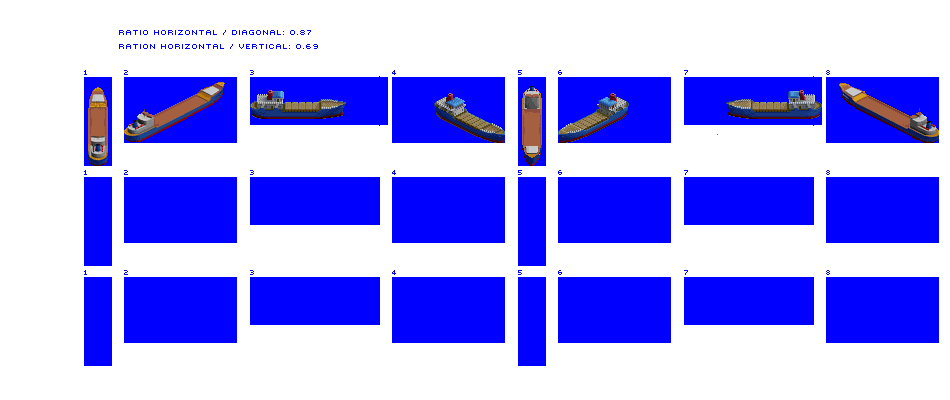
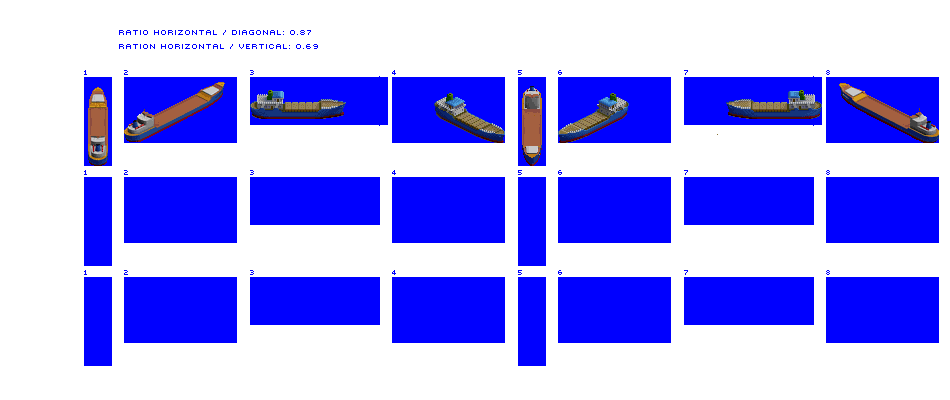
Two versions of the same layered image (950px x 400px). Layer-by-layer changes:
painted on "Coaster" over [267, 90, 805, 102]
